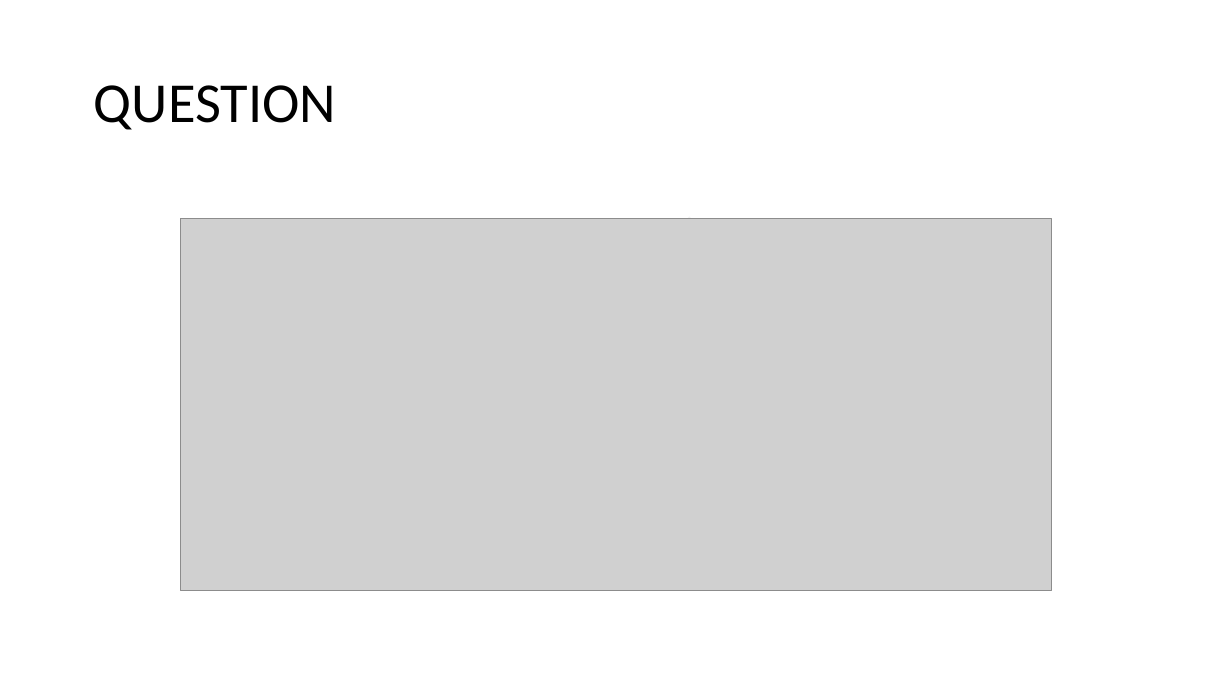
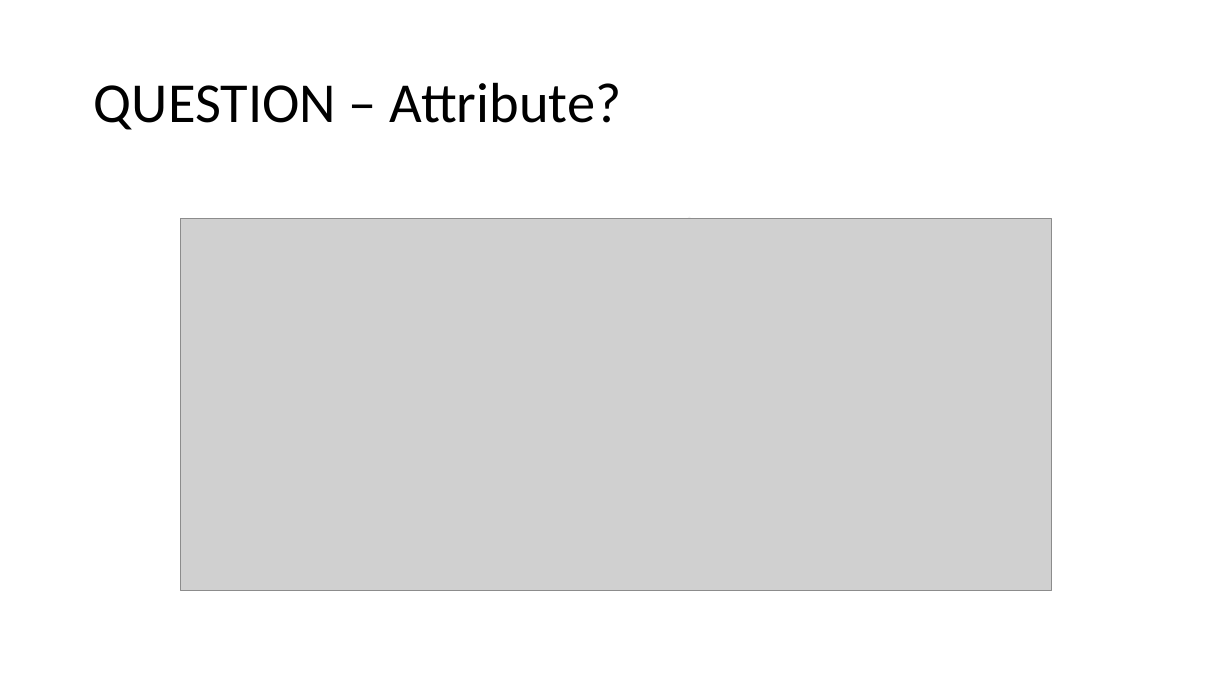
Before and after one commit to salman3009/newtownJuneBatch, a slide deck: slide 30 of June_Batch/16-06-22/html_16_06_22-lecture topics.pptx (slide 16 before the commit). Drawn at 1232x693 pixels with LibreOffice and Linux fonts; fonts in the diff are those of the drawing; grey boxes stand for pictures. Boxes give left, top, right and bottom in pixels: in the first picture for what was removed or moved away, otherwise in the second. Text is boxed around its words. In the diff, an @@ line names an element or a change of style, - is before the commit and + after.

```diff
--- a/June_Batch/16-06-22/html_16_06_22-lecture topics.pptx
+++ b/June_Batch/16-06-22/html_16_06_22-lecture topics.pptx
@@ title at bbox=[94, 82, 621, 130]: text changed @@
-QUESTION
+QUESTION – Attribute?
```
Also in this commit, not shown: 2 other slides changed, 2 slides added.
